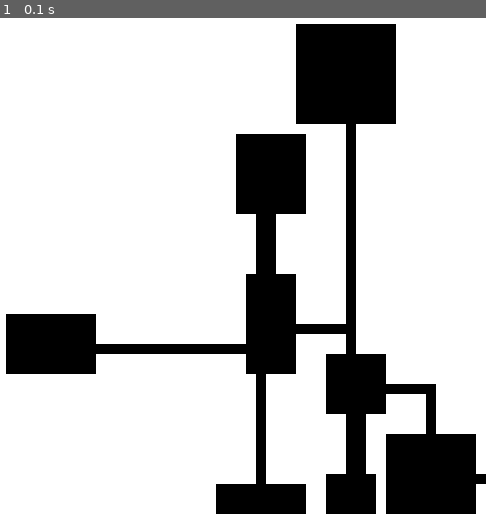
Above: before the commit, frame 1.
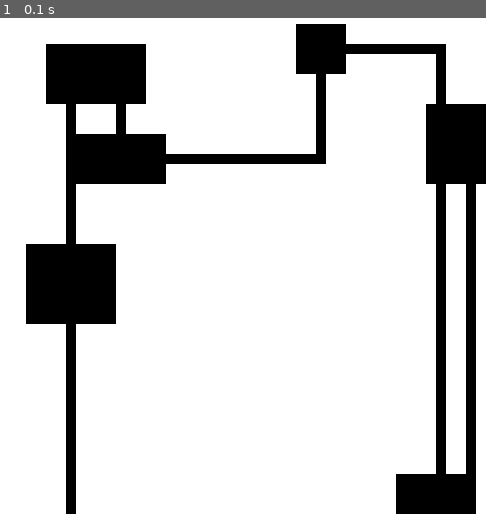
Above: after the commit, the same moment.

Repository: sillypantscoder/pygame_maze
Game: pygame game, started from main.py
Same seed, same stepped clock (60 frames per second), same inputs: the game is played once before the commit and once after it.
Inputs:
- Up to frame 1 (0.1 s): no input

The runs differ from the first frame. In frame 1, 30% of the frame differs, in the area x 1-100%, y 1-100%.

Commit message:
Better level generation

Diff:
--- a/boardgen.py
+++ b/boardgen.py
@@ -3,9 +3,18 @@
 from math import floor
 
 rooms = []
+boardsize = [80, 80]
+maxroomsize = 10
+minroomsize = 5
 
 def addRoom():
-	r = pygame.Rect(random.randint(0, 50), random.randint(0, 50), random.randint(5, 10), random.randint(5, 10))
+	roomWidth = random.randint(minroomsize, maxroomsize)
+	roomHeight = random.randint(minroomsize, maxroomsize)
+	roomX = random.randint(0, boardsize[0]) - (roomWidth // 2)
+	roomY = random.randint(0, boardsize[1]) - (roomHeight // 2)
+	r = pygame.Rect(roomX, roomY, roomWidth, roomHeight)
+	if not pygame.Rect(0, 0, boardsize[0], boardsize[1]).contains(r):
+		return
 	for room in rooms:
 		if pygame.Rect(r.left - 1, r.top - 1, r.width + 2, r.height + 2).colliderect(room):
 			return
@@ -18,11 +27,11 @@
 
 rooms.sort(key=lambda x: (x.centery, x.centerx))
 
-board = [["air" for i in range(60)] for j in range(60)]
+board = [["wall" for i in range(boardsize[0])] for j in range(boardsize[1])]
 for r in rooms:
 	for i in range(r.left, r.right):
 		for j in range(r.top, r.bottom):
-			board[i][j] = "stuff"
+			board[i][j] = "ground"
 
 # Add corridors
 
@@ -30,17 +39,23 @@
 	sign = lambda x: 1 if x >= 0 else -1
 	return list(range(a, b, sign(b - a)))
 
+def getCorridor(p1, p2):
+	r = []
+	if random.randint(0, 1) == 0: # Horizontal first
+		for i in line_range(px, nx):
+			r.append([i, py]) # Horizontal
+		for j in line_range(py, ny):
+			r.append([nx, j]) # Vertical
+	else: # 						Vertical first
+		for j in line_range(py, ny):
+			r.append([px, j]) # Vertical
+		for i in line_range(px, nx):
+			r.append([i, ny]) # Horizontal
+	return r
+
 for prev in range(len(rooms) - 1):
 	next = prev + 1
 	px, py = (floor(rooms[prev].centerx), floor(rooms[prev].centery))
 	nx, ny = (floor(rooms[next].centerx), floor(rooms[next].centery))
-	if random.randint(0, 1) == 0: # Horizontal first
-		for i in line_range(px, nx):
-			board[i][py] = "stuff" # Horizontal
-		for j in line_range(py, ny):
-			board[nx][j] = "stuff" # Vertical
-	else: # 						Vertical first
-		for j in line_range(py, ny):
-			board[px][j] = "stuff" # Vertical
-		for i in line_range(px, nx):
-			board[i][ny] = "stuff" # Horizontal
+	for i, j in getCorridor((px, py), (nx, ny)):
+		board[i][j] = "ground"
--- a/main.py
+++ b/main.py
@@ -7,16 +7,16 @@
 screen = pygame.display.set_mode(screensize, pygame.RESIZABLE)
 
 cellsize = 10
-boardsize = [60, 60]
+boardsize = [*boardgen.boardsize]
 BOARD = [
 	[boardgen.board[i][j] for i in range(boardsize[0])]
 		for j in range(boardsize[1])
 ]
 
 def draw(t, rect):
-	if t == "air":
+	if t == "wall":
 		pygame.draw.rect(screen, WHITE, rect)
-	elif t == "stuff":
+	elif t == "ground":
 		pygame.draw.rect(screen, (0, 0, 0), rect)
 	else:
 		raise Exception(f"Dunno what {t} is, something's wrong :/")
